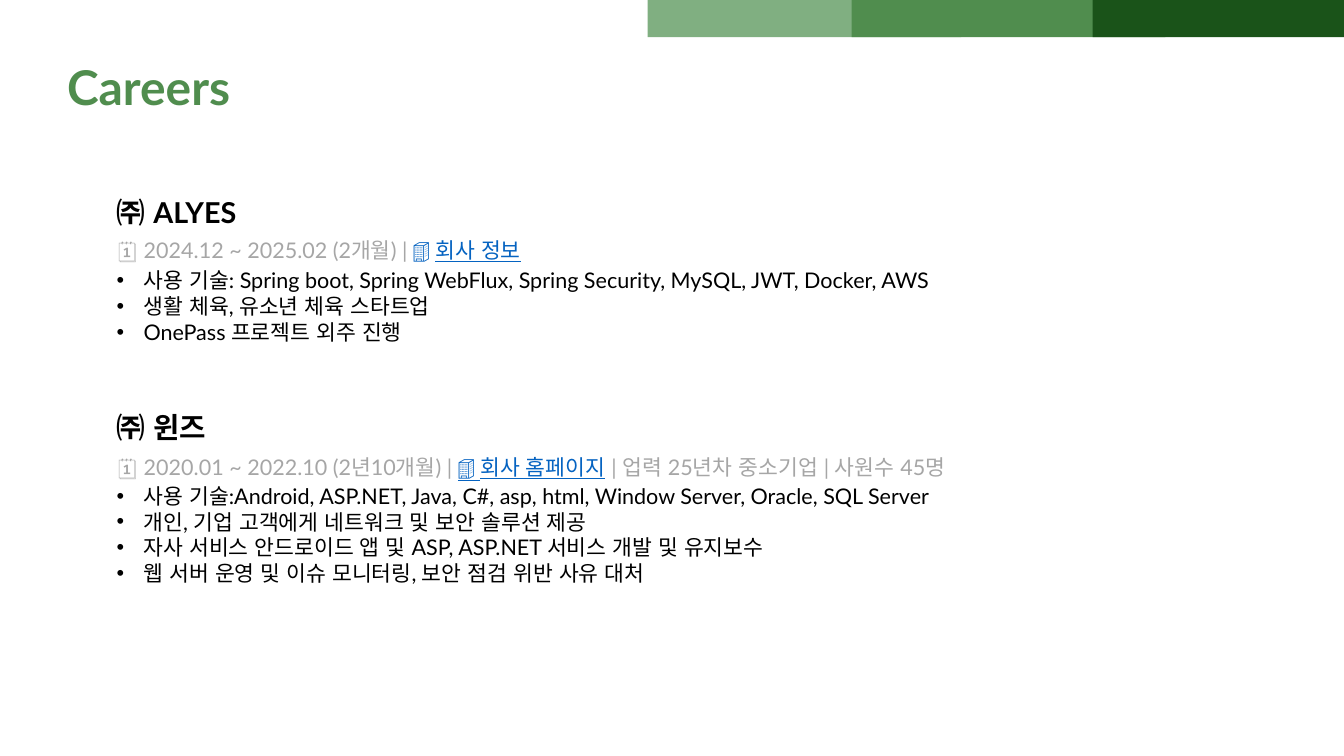
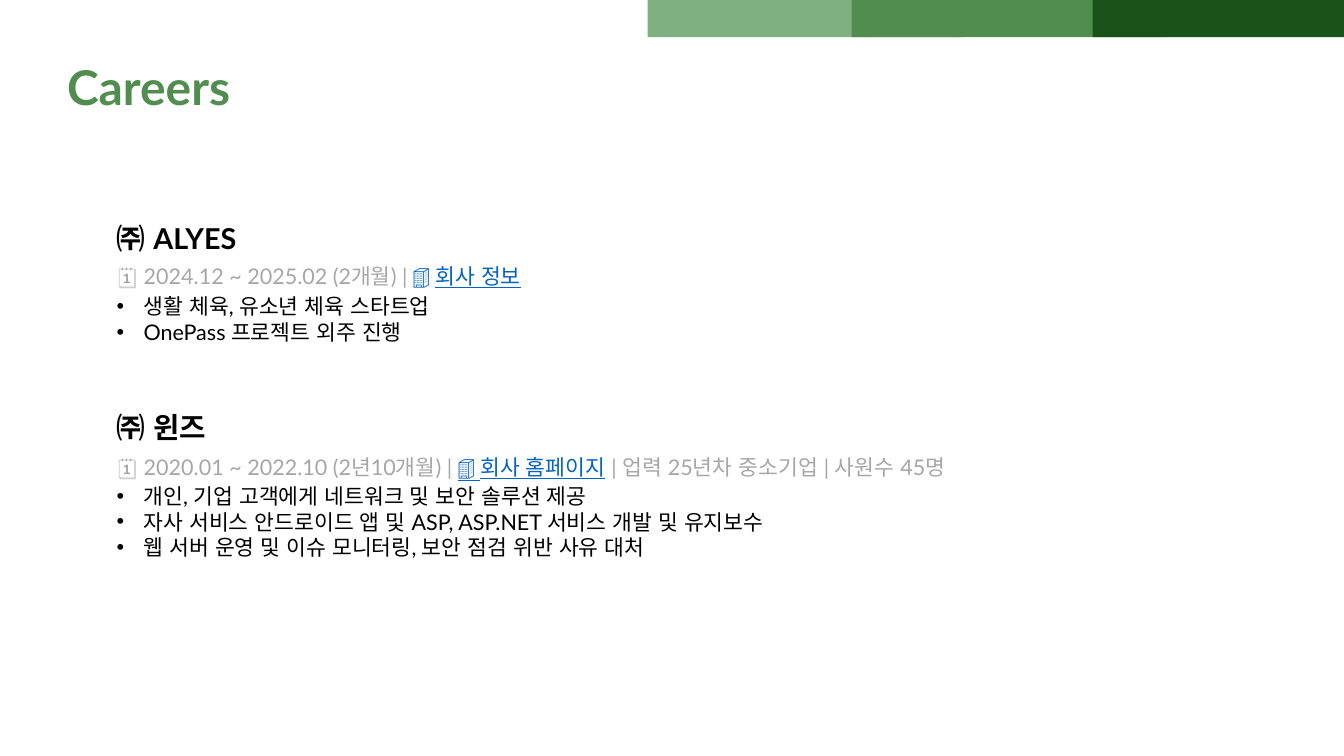
Before and after one commit to daejin94/daejin_port_folio, a slide deck: slide 6 of 문대진_포트폴리오.pptx. Drawn at 1344x756 pixels with LibreOffice and Linux fonts; fonts in the diff are those of the drawing. Boxes give left, top, right and bottom in pixels: in the first picture for what was removed or moved away, otherwise in the second. Text is boxed around its words. In the diff, an @@ line names an element or a change of style, - is before the commit and + after.

Commit message:
수정 진행중

```diff
--- a/문대진_포트폴리오.pptx
+++ b/문대진_포트폴리오.pptx
@@ text "㈜ ALYES": place and size @@
-text "㈜ ALYES" at bbox=[117, 198, 236, 226]
+text "㈜ ALYES" at bbox=[117, 224, 236, 252]
@@ text "🗓️ 2024.12 ~ 2025.02 (2개월) ...": place and size @@
-text "🗓️ 2024.12 ~ 2025.02 (2개월) ..." at bbox=[117, 240, 521, 262]
+text "🗓️ 2024.12 ~ 2025.02 (2개월) ..." at bbox=[117, 266, 521, 288]
@@ text "생활 체육, 유소년 체육 스타트업": place and size @@
-text "생활 체육, 유소년 체육 스타트업" at bbox=[144, 270, 929, 342]
+text "생활 체육, 유소년 체육 스타트업" at bbox=[144, 296, 430, 342]
@@ text at bbox=[144, 270, 929, 292]: paragraph removed @@
-• 사용 기술: Spring boot, Spring WebFlux, Spring Security, MySQL, JWT, Docker, AWS
@@ text at bbox=[144, 486, 929, 508]: paragraph removed @@
-• 사용 기술:Android, ASP.NET, Java, C#, asp, html, Window Server, Oracle, SQL Server
```
Also in this commit, not shown: 1 other slide changed.
